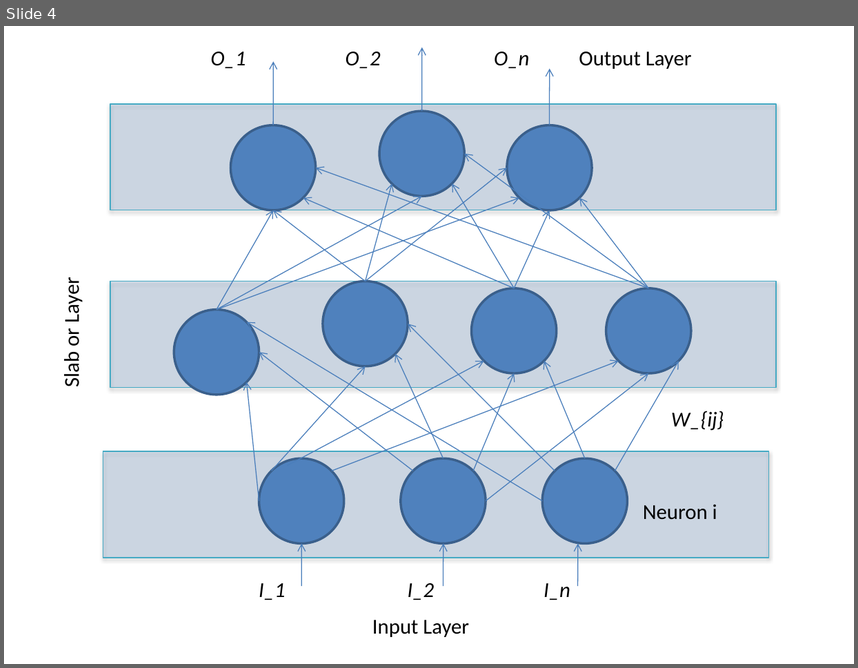
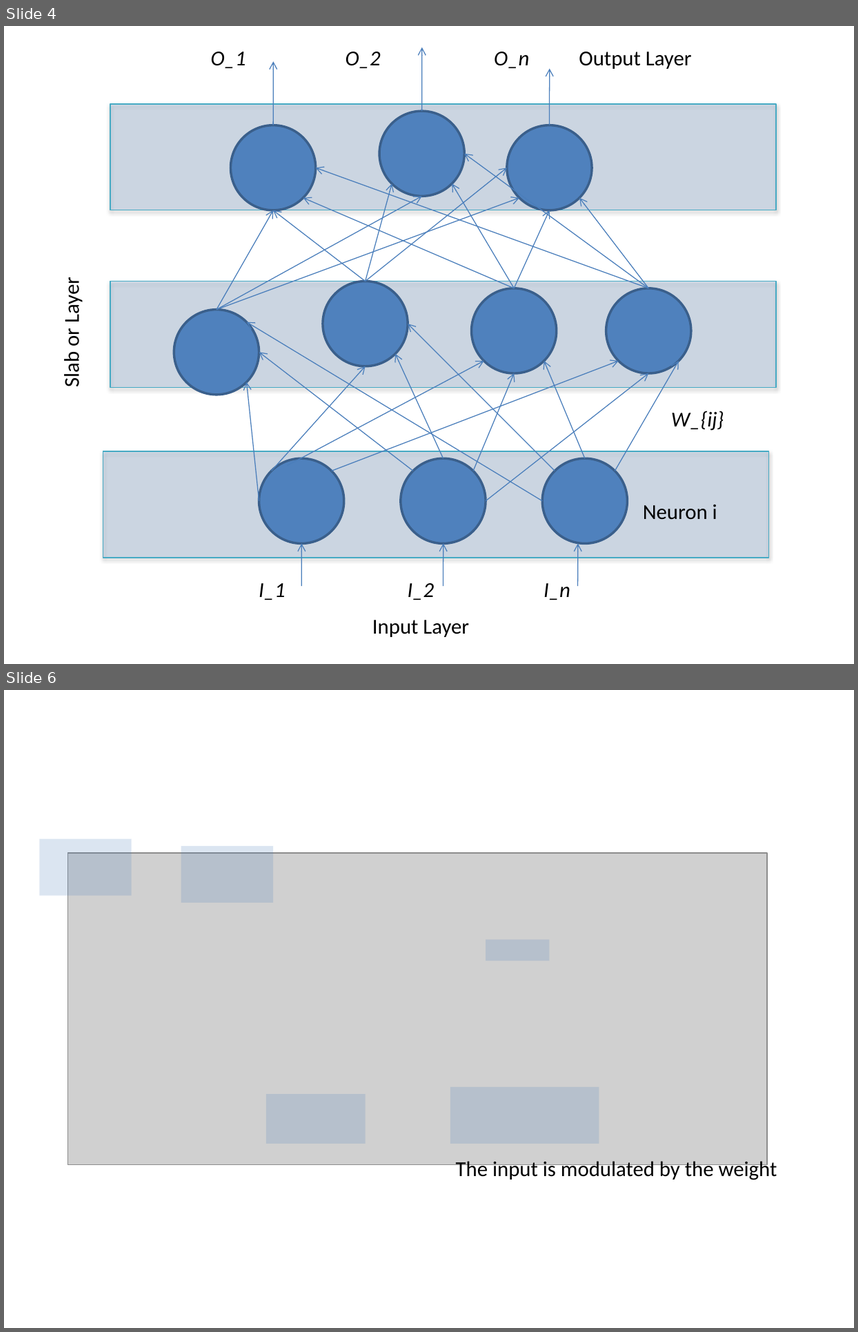
Before and after one commit to edvelezg/unb-nn, a slide deck: Neural Networks.pptx. Shown one above the other, each under a label of ours: slide 4 before the commit, slides 4 and 6 after it; the slides between them are not shown. The pictures are 858x668 and 858x1332 pixels, drawn with LibreOffice and Linux fonts; fonts in the diff are those of the drawing; grey boxes stand for pictures. Boxes give left, top, right and bottom in pixels: in the first picture for what was removed or moved away, otherwise in the second. Text is boxed around its words. In the diff, an @@ line names an element or a change of style, - is before the commit and + after.

```diff
--- a/Neural Networks.pptx
+++ b/Neural Networks.pptx
@@ slide 6 added at (x1=4, y1=690, x2=854, y2=1328), background #FFFFFF @@
@@ picture added at (x1=67, y1=854, x2=767, y2=1165) @@
@@ rectangle added at (x1=486, y1=939, x2=550, y2=960), fill #4F81BD at 20% opacity @@
@@ rectangle added at (x1=266, y1=1094, x2=366, y2=1143), fill #4F81BD at 20% opacity @@
@@ group added at (x1=40, y1=839, x2=777, y2=1181): 3 rectangles, 1 text @@
+The input is modulated by the weight
```
Also in this commit, not shown: 4 other slides added, 1 slide removed, 1 other file.
